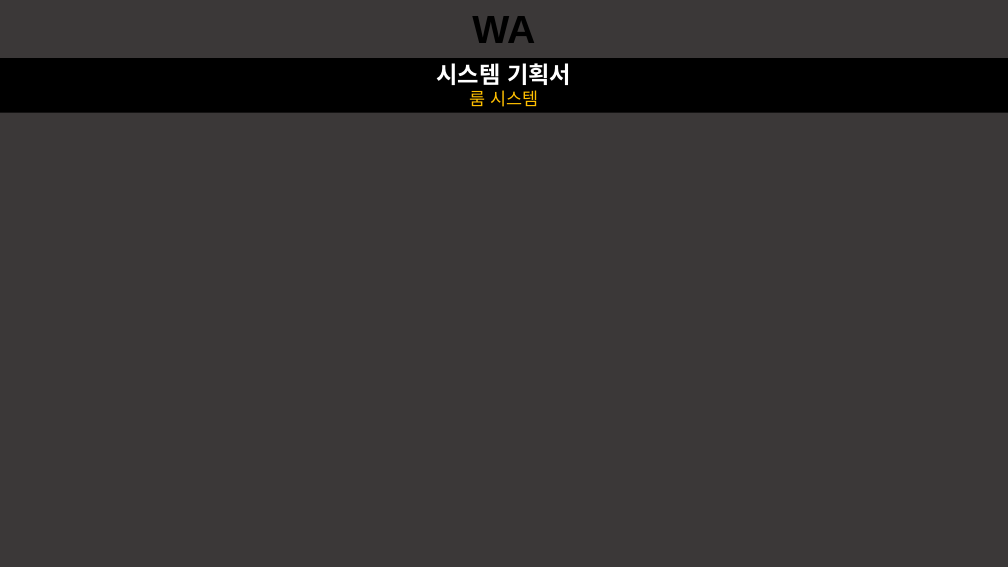
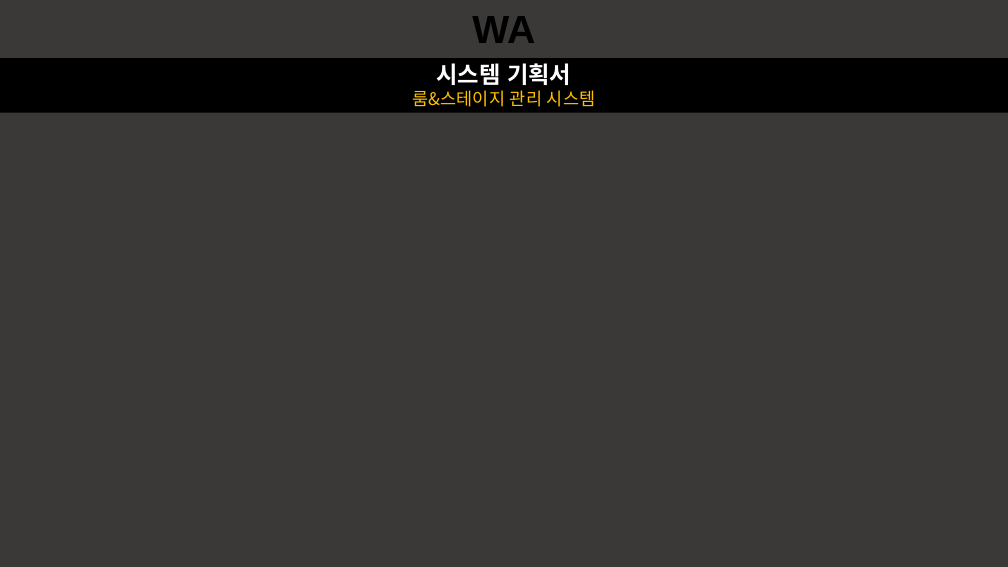
Before and after one commit to taeseongeom/WA, a slide deck: slide 1 of 기획서/신버전/룸 &레벨 관리 시스템.pptx. Drawn at 1008x567 pixels with LibreOffice and Linux fonts; fonts in the diff are those of the drawing. Boxes give left, top, right and bottom in pixels: in the first picture for what was removed or moved away, otherwise in the second. Text is boxed around its words. In the diff, an @@ line names an element or a change of style, - is before the commit and + after.

```diff
--- a/기획서/신버전/룸 &레벨 관리 시스템.pptx
+++ b/기획서/신버전/룸 &레벨 관리 시스템.pptx
@@ text in rectangle at <box>413,90,595,107</box>: text changed @@
-룸 시스템
+룸&스테이지 관리 시스템
```
Also in this commit, not shown: 5 other slides changed, 2 slides added, 4 other files.
